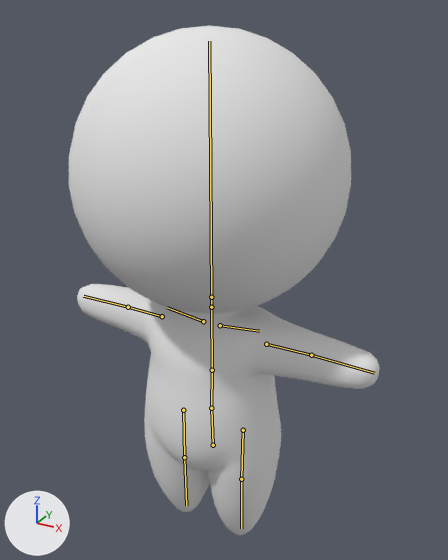
Renders of the Blender file Office Space/Assets/Blender/player-objects.blend from each side of a commit.
Both versions are drawn from a camera (50 mm lens) standing at (2.15, -3.71, 4.23) and looking at (0.03, 0.14, 2.3). The axes (+X, +Y, +Z) are drawn at lower left. The lights are the same throughout. The bones that bend it are drawn over the model as lines.

Objects in the first picture: 'BODY_FULL'.
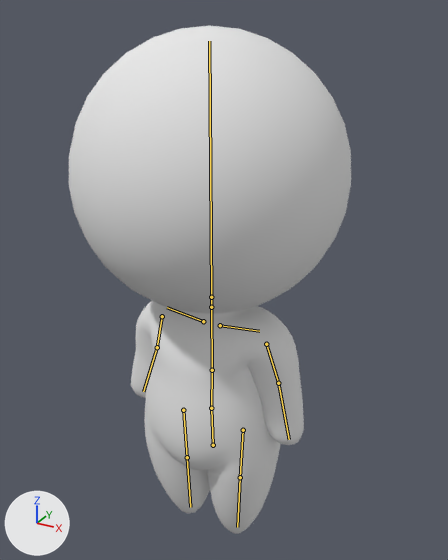
The newer file adds an action. The first version stands in its rest pose; the second is drawn at frame 0 of the action 'Idle01-Act01'.

What differs and where, as boxes [x1, y1, x2, y2] in the pictures (448 x 560 px):
'BODY_FULL', posed (9% narrower): before [69, 26, 379, 536]; after [69, 26, 351, 534]

The edits, one by one:
Bone 'Leg.CONT.L' (bone_leg_cont_l) moves from (0.0, 0.0, 0.0) to (-0.04, 0.0, 0.0).
Bone 'Leg.CONT.R' (bone_leg_cont_r) moves from (0.0, 0.0, 0.0) to (0.04, 0.0, 0.0).
Bone 'Arm.CONT.L' (bone_arm_cont_l) moves from (0.0, 0.0, 0.0) to (-0.6, -0.01, -0.785).
Bone 'Arm.CONT.R' (bone_arm_cont_r) moves from (0.0, 0.0, 0.0) to (0.6, -0.01, -0.785).
Bone 'Arm.POLE.L' (bone_arm_pole_l) moves from (0.0, 0.0, 0.0) to (-0.3, 0.0, 0.0).
Bone 'Arm.POLE.R' (bone_arm_pole_r) moves from (0.0, 0.0, 0.0) to (0.3, 0.0, 0.0).
